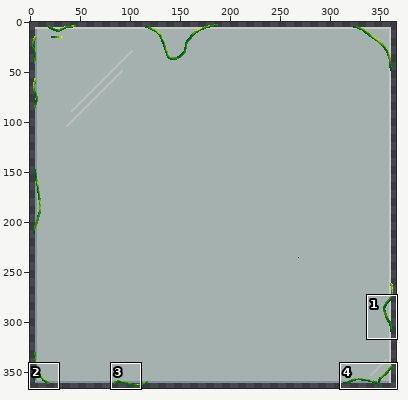
One commit to this pixel-art file: assets/misc/MenuBackground.aseprite. Above: a wide view before the commit, with the close-up outlined.
Close-up. Earlier state:
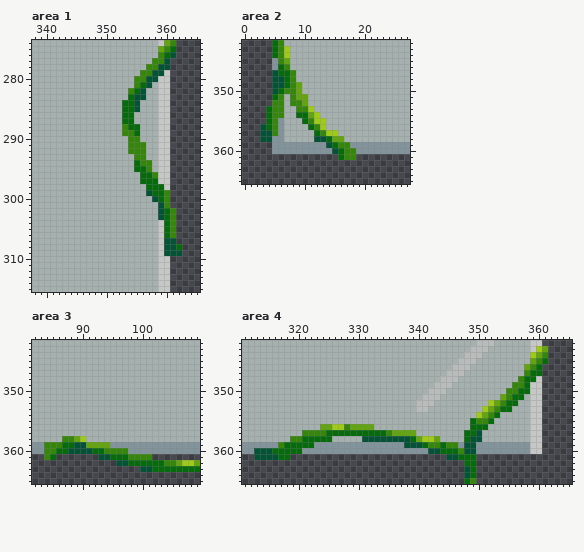
366x366 pixels, 1 frame. Shown: area 1: x 338..365, y 274..315; area 2: x 0..27, y 342..365; area 3: x 82..109, y 342..365; area 4: x 311..365, y 342..365. The commit also changed other parts of the picture, which this record leaves out.
Once edited:
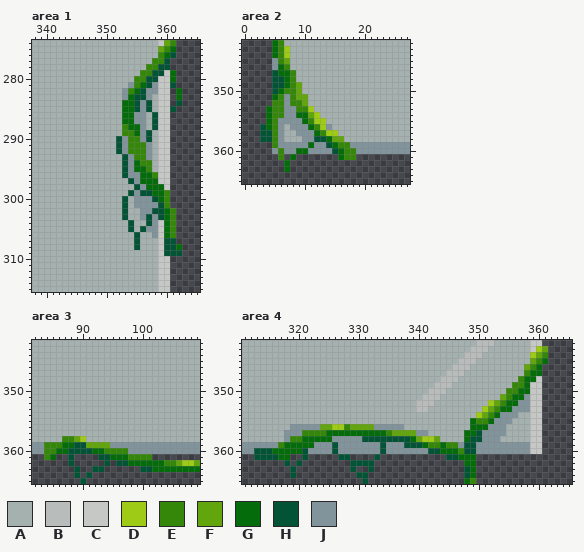
Palette (. is transparent): A #a5b1af  B #b8bcba  C #c6c8c6  D #9ecb15  E #348708  F #63a50d  G #046c0a  H #035336  J #81949c
From old to new:
Area 1, layers "Layer 2", "Layer 1":
y 279..280: x 361 . -> G
y 281: x 354 A -> J; x 358 A -> J; x 361 . -> H
y 282: x 353 A -> J; x 357..358 AA -> JJ; x 362 . -> G
y 283: x 353 A -> J; x 357 A -> J; x 362 . -> G
y 284: x 356..357 AA -> JH; x 362 . -> H
y 285: x 356..357 AA -> JH; x 361 . -> H
y 286..287: x 355..356 AA -> JJ; x 358 A -> H
y 288: x 356 A -> J; x 358 A -> H
y 289: x 356..357 AA -> JH
y 290: x 352..353 AA -> HJ; x 356..357 AA -> JH
y 291..292: x 352..353 AA -> HJ; x 357 A -> J
y 293: x 353..354 AA -> HJ; x 357 A -> J
y 294..295: x 353..354 AA -> HJ
y 296: x 353..355 AAA -> HJJ
y 297: x 354..355 AA -> HJ
y 298: x 355..356 AA -> HJ
y 299: x 354..356 AAA -> HJH
y 300: x 353 A -> H; x 355..357 AAA -> JJJ
y 301: x 353 A -> H; x 355..358 AAAA -> JJJJ
y 302: x 353 A -> H; x 356..358 AAA -> JJH
y 303: x 353 A -> H; x 356..358 AAA -> JHJ
y 304: x 354 A -> H; x 357..358 AA -> HJ
y 305: x 354 A -> H; x 356..358 AAA -> HJJ
y 306: x 355 A -> H; x 358 A -> J
y 307..308: x 355 A -> H
Area 2, layers "Layer 2", "Layer 1":
y 351..352: x 7 A -> J
y 353..354: x 7..8 AA -> JJ
y 355: x 7..9 AAA -> JJJ
y 356: x 8..10 AAA -> JJJ; x 14 A -> J
y 357: x 9..11 AAA -> JJJ
y 358: x 5 J -> E; x 10..11 AA -> JJ
y 359: x 5 J -> E; x 11 J -> G
y 360: x 6 J -> E; x 9..10 JJ -> GG
y 361: x 6 . -> E; x 8 . -> G
y 362..363: x 7 . -> G
Area 3, layer "Layer 2":
y 361: x 88 . -> H
y 362: x 88 . -> H; x 94 . -> H
y 363: x 89 . -> H; x 92..93 .. -> HH
y 364: x 89 . -> H; x 91 . -> H
y 365: x 90 . -> H
Area 4, layers "Layer 2", "Layer 1":
y 351: x 358 A -> J
y 352: x 357..358 AA -> JJ
y 353: x 356..358 AAA -> JJJ
y 354: x 354..356 AAA -> JJJ
y 355: x 353..355 AAA -> JJJ
y 356: x 319..323 AAAAA -> JJJJJ; x 333..337 AAAAA -> JJJJJ; x 352..354 AAA -> JJJ
y 357: x 318..320 AAA -> JJJ; x 340..341 AA -> JJ; x 351..354 AAAA -> JJJJ
y 358: x 318 A -> J; x 326..330 AAAAA -> JJJJJ; x 351..353 AAA -> JJJ
y 359: x 326 J -> H; x 334 J -> H
y 360: x 321 J -> H; x 326 J -> H; x 334 J -> H
y 361: x 321 . -> H; x 327..328 .. -> HH; x 333 . -> H
y 362: x 318 . -> H; x 320 . -> H; x 329..332 .... -> HHHH
y 363: x 319 . -> H; x 329 . -> H; x 332 . -> H
y 364: x 319 . -> H; x 330..331 .. -> HH
y 365: x 331 . -> H
Where, in picture pixels (left, top, right, bottom), the same in both close-ups:
changed: (116, 70, 182, 250)
changed: (272, 94, 332, 172)
added: (68, 454, 110, 484)
changed: (482, 394, 530, 442)
changed: (284, 424, 428, 484)
